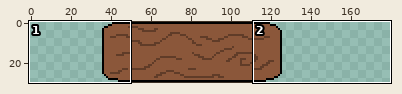
One commit to this sprite sheet: assets/img/medHorizontalBlockIcon.png. Above, an overview of the earlier version with the close-up marked.
Close-up. Before the edit:
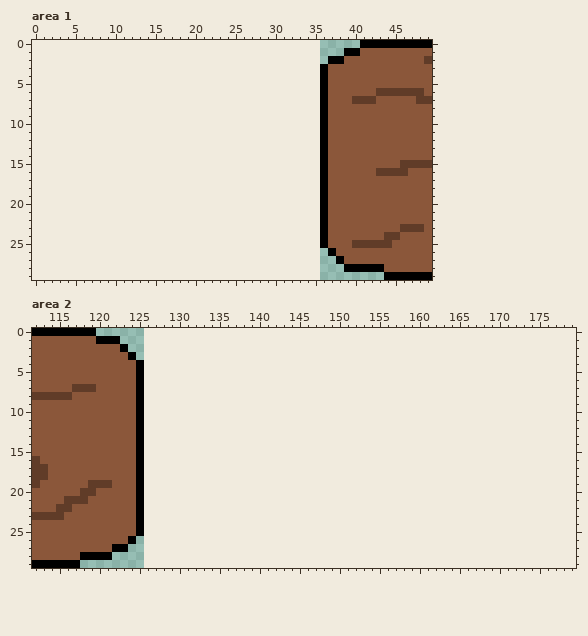
The file is 90x30 pixels. Shown: area 1: x 0..49, y 0..29; area 2: x 112..179, y 0..29. The old version is drawn lined up with the new one, on the new canvas.
Now the later version:
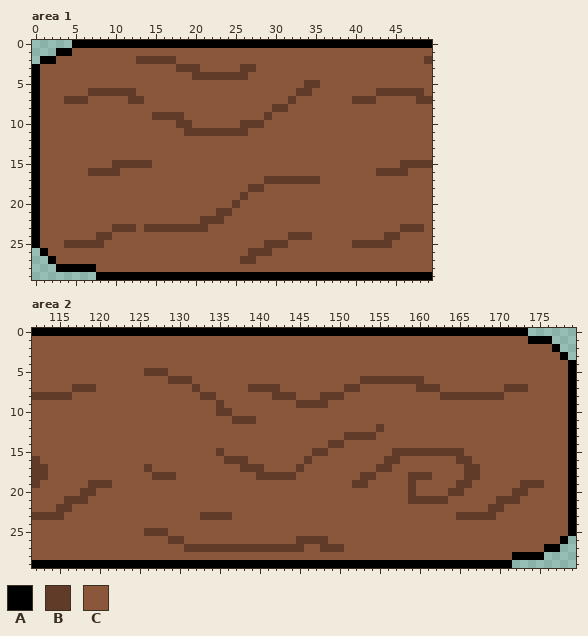
Palette (. is transparent): A #000000  B #603c28  C #8b573a
Changes in this commit:
canvas 90x30 -> 180x30, the old top-left corner now at 36,0
Changed rows in their new state; - is an unchanged pixel.
Area 1:
first column x 0:
 0 -----AAAAAAAAAAAAAAAAAAAAAAAAAAAAAAAAAAAA---
 1 ---AACCCCCCCCCCCCCCCCCCCCCCCCCCCCCCCCCCCC---
 2 -AACCCCCCCCCCBBBBBCCCCCCCCCCCCCCCCCCCCC-----
 3 ACCCCCCCCCCCCCCCCCBBBCCCCCBBCCCCCCCCC-------
 4 ACCCCCCCCCCCCCCCCCCCBBBBBBBCCCCCCCCCC-------
 5 ACCCCCCCCCCCCCCCCCCCCCCCCCCCCCCCCCBBC-------
 6 ACCCCCCBBBBBBCCCCCCCCCCCCCCCCCCCCBBCC-------
 7 ACCCBBBCCCCCBBCCCCCCCCCCCCCCCCCCBCCCC-------
 8 ACCCCCCCCCCCCCCCCCCCCCCCCCCCCCBBCCCCC-------
 9 ACCCCCCCCCCCCCCBBBBCCCCCCCCCCBCCCCCCC-------
10 ACCCCCCCCCCCCCCCCCBBCCCCCCBBBCCCCCCCC-------
11 ACCCCCCCCCCCCCCCCCCBBBBBBBBCCCCCCCCCC-------
12 ACCCCCCCCCCCCCCCCCCCCCCCCCCCCCCCCCCCC-------
13 ACCCCCCCCCCCCCCCCCCCCCCCCCCCCCCCCCCCC-------
14 ACCCCCCCCCCCCCCCCCCCCCCCCCCCCCCCCCCCC-------
15 ACCCCCCCCCBBBBBCCCCCCCCCCCCCCCCCCCCCC-------
16 ACCCCCCBBBBCCCCCCCCCCCCCCCCCCCCCCCCCC-------
17 ACCCCCCCCCCCCCCCCCCCCCCCCCCCCBBBBBBBC-------
18 ACCCCCCCCCCCCCCCCCCCCCCCCCCBBCCCCCCCC-------
19 ACCCCCCCCCCCCCCCCCCCCCCCCCBCCCCCCCCCC-------
20 ACCCCCCCCCCCCCCCCCCCCCCCCBCCCCCCCCCCC-------
21 ACCCCCCCCCCCCCCCCCCCCCCBBCCCCCCCCCCCC-------
22 ACCCCCCCCCCCCCCCCCCCCBBBCCCCCCCCCCCCC-------
23 ACCCCCCCCCBBBCBBBBBBBBCCCCCCCCCCCCCCC-------
24 ACCCCCCCBBCCCCCCCCCCCCCCCCCCCCCCBBBCC-------
25 ACCCBBBBBCCCCCCCCCCCCCCCCCCCCBBBCCCCC-------
26 -ACCCCCCCCCCCCCCCCCCCCCCCCCBBBCCCCCCCC------
27 --ACCCCCCCCCCCCCCCCCCCCCCCBBCCCCCCCCCCC-----
28 ---AAAAACCCCCCCCCCCCCCCCCCCCCCCCCCCCCCCCCCCC
29 --------AAAAAAAAAAAAAAAAAAAAAAAAAAAAAAAAAAAA
Area 2:
first column x 118:
 0 --AAAAAAAAAAAAAAAAAAAAAAAAAAAAAAAAAAAAAAAAAAAAAAAAAAAAAA------
 1 --CCCCCCCCCCCCCCCCCCCCCCCCCCCCCCCCCCCCCCCCCCCCCCCCCCCCCCAAA---
 2 -----CCCCCCCCCCCCCCCCCCCCCCCCCCCCCCCCCCCCCCCCCCCCCCCCCCCCCCA--
 3 ------CCCCCCCCCCCCCCCCCCCCCCCCCCCCCCCCCCCCCCCCCCCCCCCCCCCCCCA-
 4 -------CCCCCCCCCCCCCCCCCCCCCCCCCCCCCCCCCCCCCCCCCCCCCCCCCCCCCCA
 5 -------CBBBCCCCCCCCCCCCCCCCCCCCCCCCCCCCCCCCCCCCCCCCCCCCCCCCCCA
 6 -------CCCCBBBCCCCCCCCCCCCCCCCCCCCCBBBBBBBBCCCCCCCCCCCCCCCCCCA
 7 -------CCCCCCCBCCCCCCBBBBCCCCCCCCBBCCCCCCCBBBCCCCCCCCBBBCCCCCA
 8 -------CCCCCCCCBBCCCCCCCBBBCCCBBBCCCCCCCCCCCCBBBBBBBBCCCCCCCCA
 9 -------CCCCCCCCCCBCCCCCCCCCBBBBCCCCCCCCCCCCCCCCCCCCCCCCCCCCCCA
10 -------CCCCCCCCCCBBCCCCCCCCCCCCCCCCCCCCCCCCCCCCCCCCCCCCCCCCCCA
11 -------CCCCCCCCCCCCBBBCCCCCCCCCCCCCCCCCCCCCCCCCCCCCCCCCCCCCCCA
12 -------CCCCCCCCCCCCCCCCCCCCCCCCCCCCCCBCCCCCCCCCCCCCCCCCCCCCCCA
13 -------CCCCCCCCCCCCCCCCCCCCCCCCCCBBBBCCCCCCCCCCCCCCCCCCCCCCCCA
14 -------CCCCCCCCCCCCCCCCCCCCCCCCBBCCCCCCCCCCCCCCCCCCCCCCCCCCCCA
15 -------CCCCCCCCCCBCCCCCCCCCCCBBCCCCCCCCBBBBBBBBBCCCCCCCCCCCCCA
16 -------CCCCCCCCCCCBBBCCCCCCCBCCCCCCCCCBBCCCCCCCBBCCCCCCCCCCCCA
17 -------CBCCCCCCCCCCCBBBCCCCBCCCCCCCCCBBCCCCCCCCCBBCCCCCCCCCCCA
18 -------CCBBBCCCCCCCCCCBBBBBCCCCCCCCBBCCCCBBBCCCCBBCCCCCCCCCCCA
19 -------CCCCCCCCCCCCCCCCCCCCCCCCCCCBBCCCCCBCCCCCBBCCCCCCBBBCCCA
20 -------CCCCCCCCCCCCCCCCCCCCCCCCCCCCCCCCCCBCCCCBBCCCCCCBBCCCCCA
21 -------CCCCCCCCCCCCCCCCCCCCCCCCCCCCCCCCCCBBBBBCCCCCCBBBCCCCCCA
22 -------CCCCCCCCCCCCCCCCCCCCCCCCCCCCCCCCCCCCCCCCCCCCBBCCCCCCCCA
23 -------CCCCCCCCBBBBCCCCCCCCCCCCCCCCCCCCCCCCCCCCBBBBBCCCCCCCCCA
24 -------CCCCCCCCCCCCCCCCCCCCCCCCCCCCCCCCCCCCCCCCCCCCCCCCCCCCCCA
25 -------CBBBCCCCCCCCCCCCCCCCCCCCCCCCCCCCCCCCCCCCCCCCCCCCCCCCCCA
26 ------CCCCCBBCCCCCCCCCCCCCCBBBBCCCCCCCCCCCCCCCCCCCCCCCCCCCCCA-
27 ----CCCCCCCCCBBBBBBBBBBBBBBBCCBBBCCCCCCCCCCCCCCCCCCCCCCCCCAA--
28 CCCCCCCCCCCCCCCCCCCCCCCCCCCCCCCCCCCCCCCCCCCCCCCCCCCCCCAAAA----
29 AAAAAAAAAAAAAAAAAAAAAAAAAAAAAAAAAAAAAAAAAAAAAAAAAAAAAA--------
